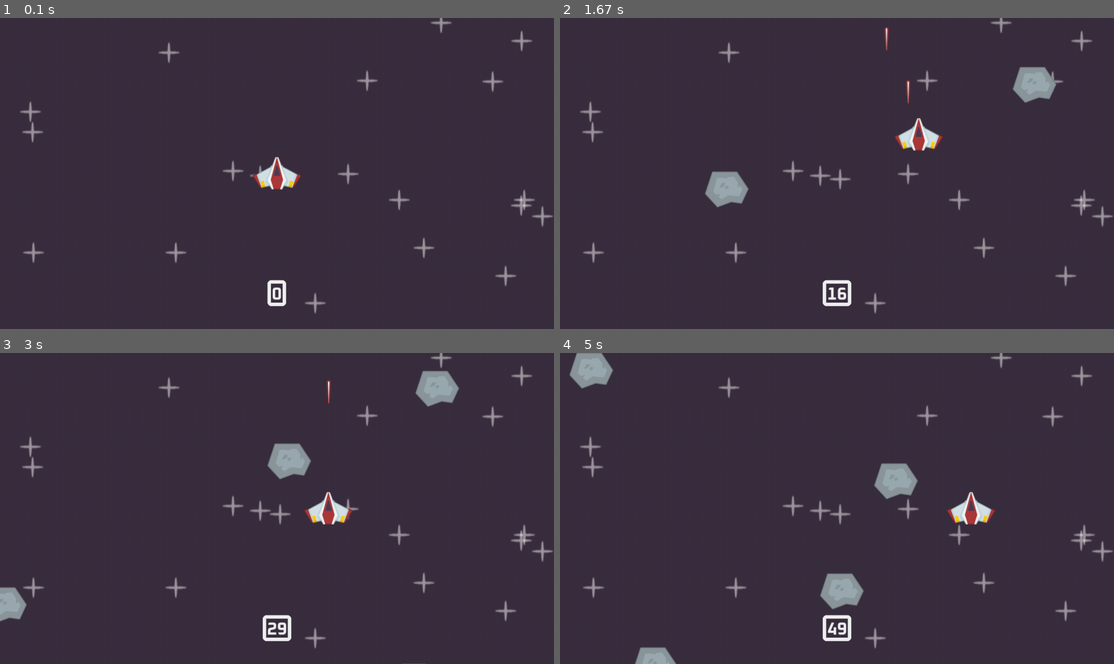
Above: before the commit, frames 1-4 (two rows, left to right).
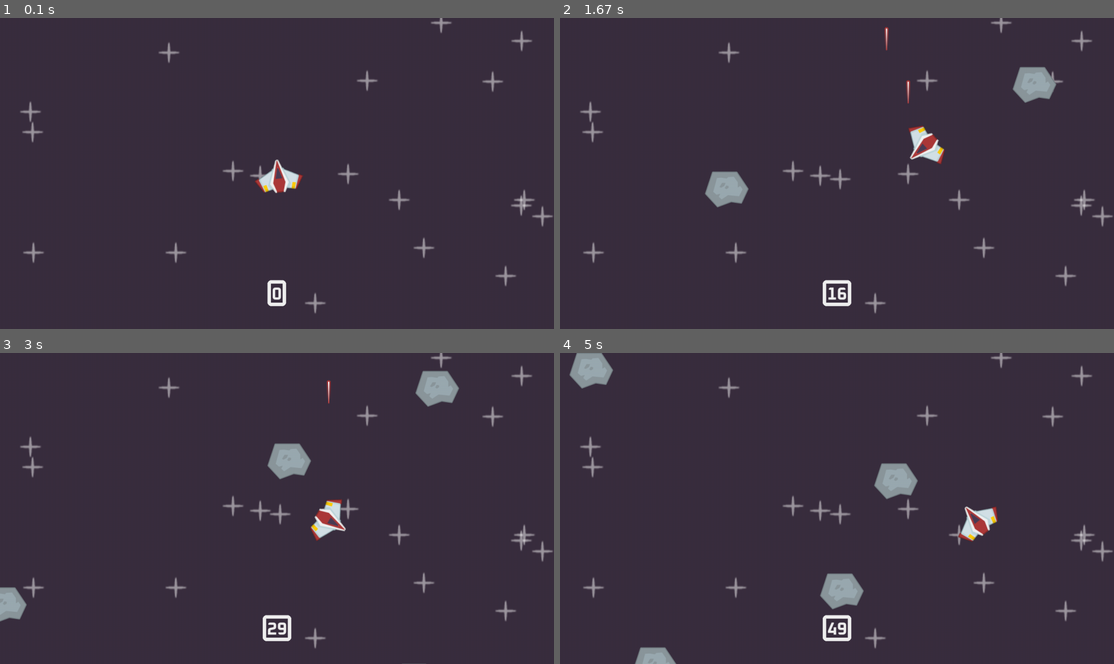
Above: after the commit, the same moments.

Repository: StefMcCuistion/PyGame-Practice-Exercises
Game: pygame game, started from src/space_shooter/code/main.py
The game is run twice, just before and just after one commit, with the same random seed, the same clock (stepped at 60 frames per second) and the same inputs.
Inputs:
- Up to frame 1 (0.1 s): no input
- Up to frame 2 (1.67 s): tap Space at 0.33, 0.73, 1.03, 1.23, 1.57 s; hold Right 0.67-1.13 s; hold Up 1.17-1.47 s; hold Right from 1.5 s (still down)
- Up to frame 3 (3 s): tap Space at 1.87, 2.07, 2.37, 2.63 s; release Right at 1.97 s; hold Left 2-2.53 s; hold Down 2.57-2.87 s
- Up to frame 4 (5 s): hold Up 3.33-3.7 s; tap Space at 3.4, 3.8, 4.1, 4.47 s; hold Right 3.73-4.37 s; hold Down 4.4-4.77 s

The runs differ from the first frame. In frame 1, 0.4% of the frame differs, in the area x 45-55%, y 44-57%; in frame 2, 0.7%; in frame 3, 0.6%; in frame 4, 0.7%, in the area x 69-79%, y 44-61%.

Commit message:
Added continuous rotation to player

Diff:
--- a/src/space_shooter/code/main.py
+++ b/src/space_shooter/code/main.py
@@ -6,10 +6,12 @@
     class Player(OwO.sprite.Sprite):
         def __init__(self, groups):
             super().__init__(groups)
-            self.image = OwO.image.load(join('..', 'images', 'player.png')).convert_alpha()
+            self.og_surf = OwO.image.load(join('..', 'images', 'player.png')).convert_alpha()
+            self.image = self.og_surf
             self.rect = self.image.get_frect(center = (W / 2, H / 2))
             self.dir = OwO.math.Vector2()
             self.speed = 300
+            self.rotation = 0
 
             # Cooldown
             self.can_shoot = True
@@ -42,6 +44,10 @@
                 self.laser_shoot_time = OwO.time.get_ticks()
 
             self.lazer_timer()
+
+            # Continuous rotation
+            self.rotation += 80 * dt
+            self.image = OwO.transform.rotozoom(self.og_surf, self.rotation, 1)
 
     class Star(OwO.sprite.Sprite):
         def __init__(self, groups, surf):
@@ -102,7 +108,7 @@
             720
     )       # Window width and height
     OwO.init()
-    display = OwO.display.set_mode((W, H))
+    display = OwO.display.set_mode((W, H), OwO.FULLSCREEN)
     OwO.display.set_caption('Space Shooter')
     clock = OwO.time.Clock()
     global running
